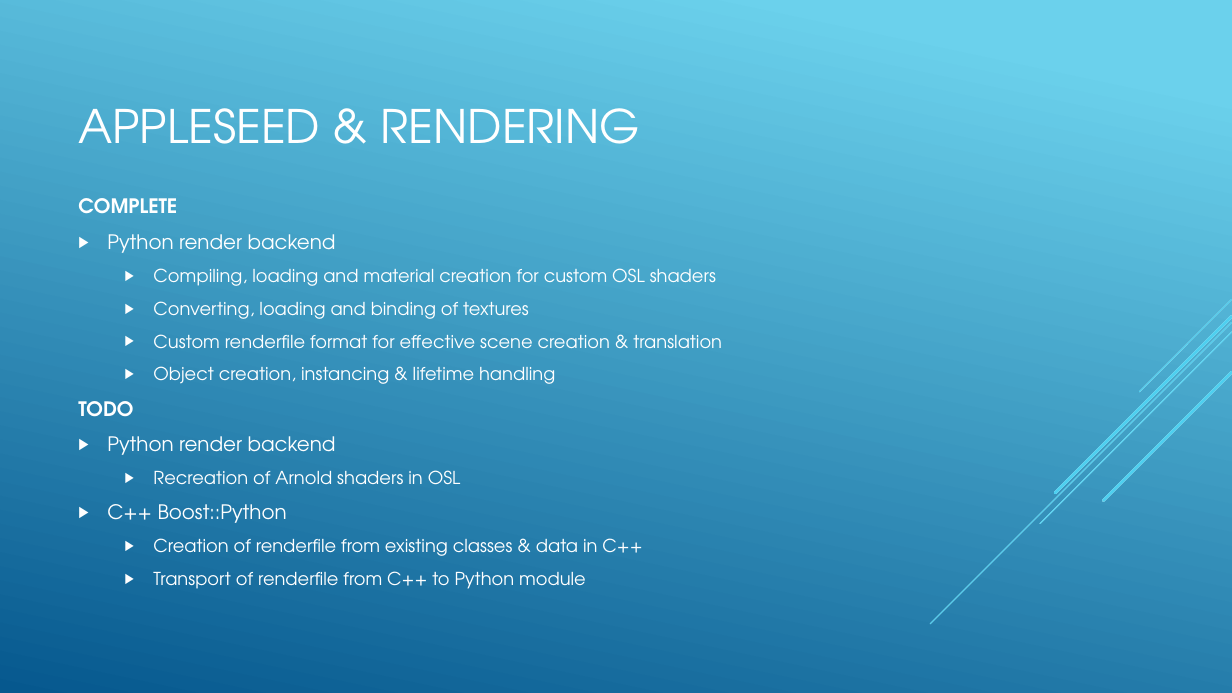
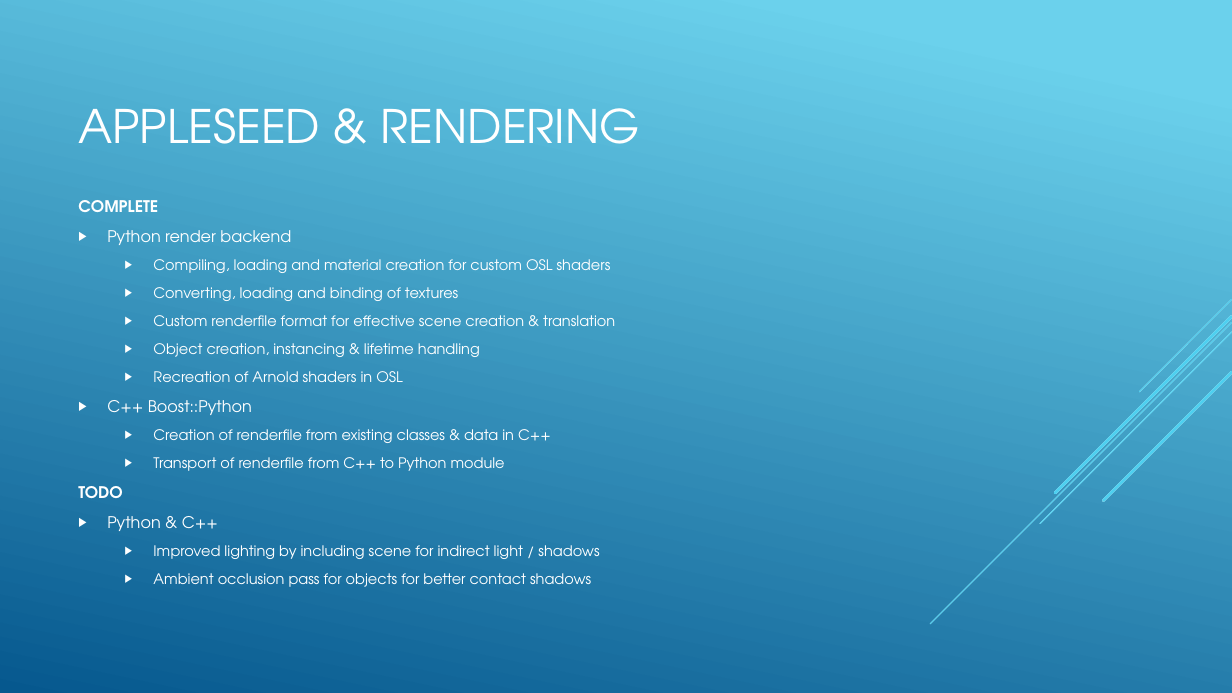
Before and after one commit to dralois/PR-Rendering, a slide deck: slide 2 of doc/Status.pptx. Drawn at 1232x693 pixels with LibreOffice and Linux fonts; fonts in the diff are those of the drawing. Boxes give left, top, right and bottom in pixels: in the first picture for what was removed or moved away, otherwise in the second. Text is boxed around its words. In the diff, an @@ line names an element or a change of style, - is before the commit and + after.

Commit message:
Removed clipping plane params
- Removed clipping planes as they are obsolete
- Replaced far clip with scene dims magnitude for human readable depth output
- Updated renderfile & python accordingly
- Updated status pptx

```diff
--- a/doc/Status.pptx
+++ b/doc/Status.pptx
@@ text at [78, 200, 615, 471]: size 15.5 to 12.5 pt in "COMPLETE", "Python render backend", "C++ Boost::Python"; size 13.9 to 11.2 pt in "Compiling, loading and material creation for custom ...", "Converting, loading and binding of textures", "Custom renderfile format for effective scene creation ...", "Object creation, instancing & lifetime handling" and 3 more places @@
@@ text at [78, 401, 336, 455]: paragraphs removed @@
-TODO
-▶ Python render backend
@@ text at [78, 486, 599, 587]: paragraphs added @@
+TODO
+▶ Python & C++
+  ▶ Improved lighting by including scene for indirect light / shadows
+  ▶ Ambient occlusion pass for objects for better contact shadows
```
Also in this commit, not shown: 3 other slides changed, 7 other files.
